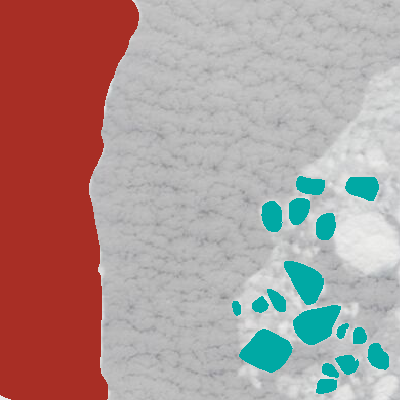
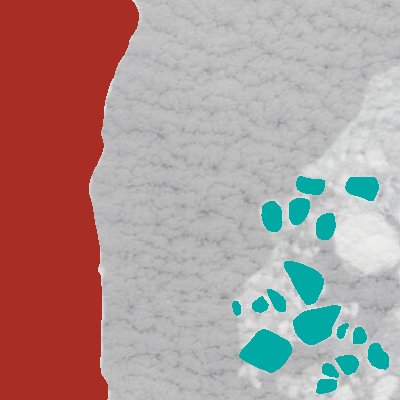
Before/after of a 400 × 400 layered artwork. What changed in the layer stack:
painted on "landfast ice" over [0, 395, 11, 400]
painted on "ice floes" (2nd of 2) over [281, 222, 357, 361]
